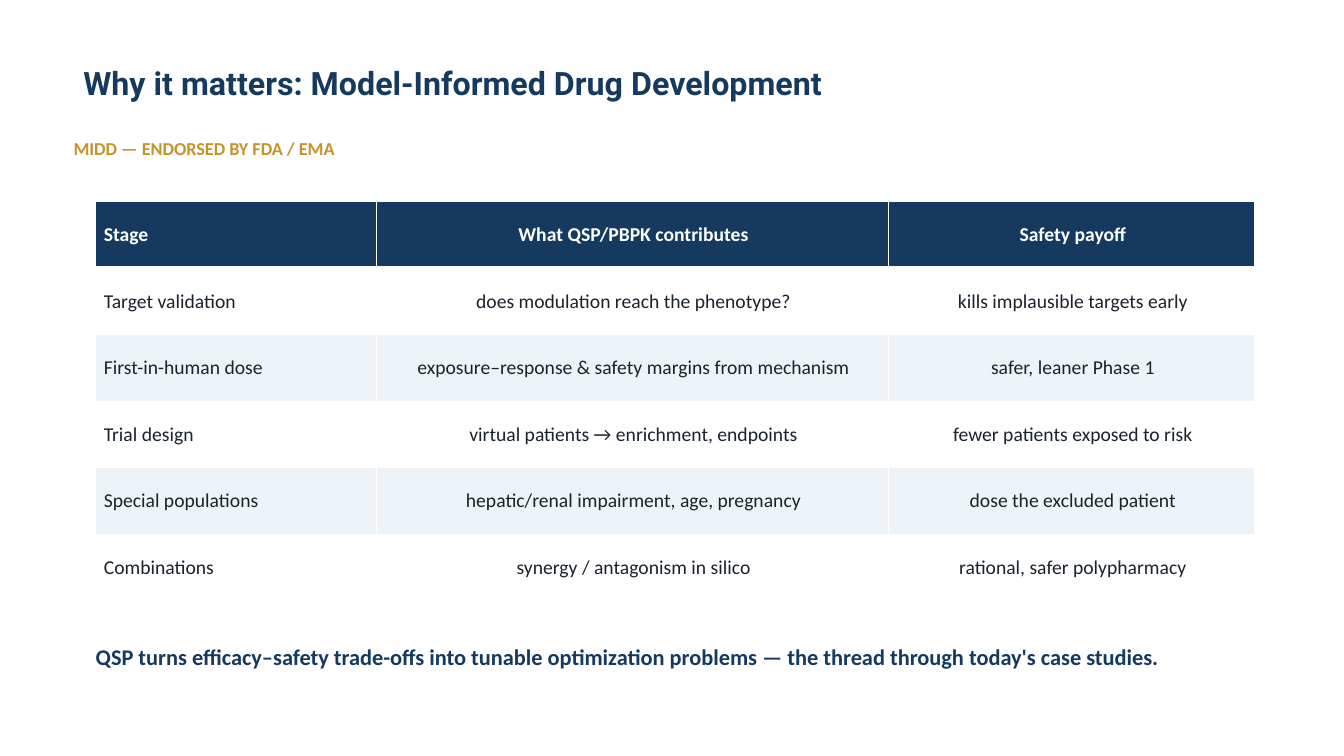
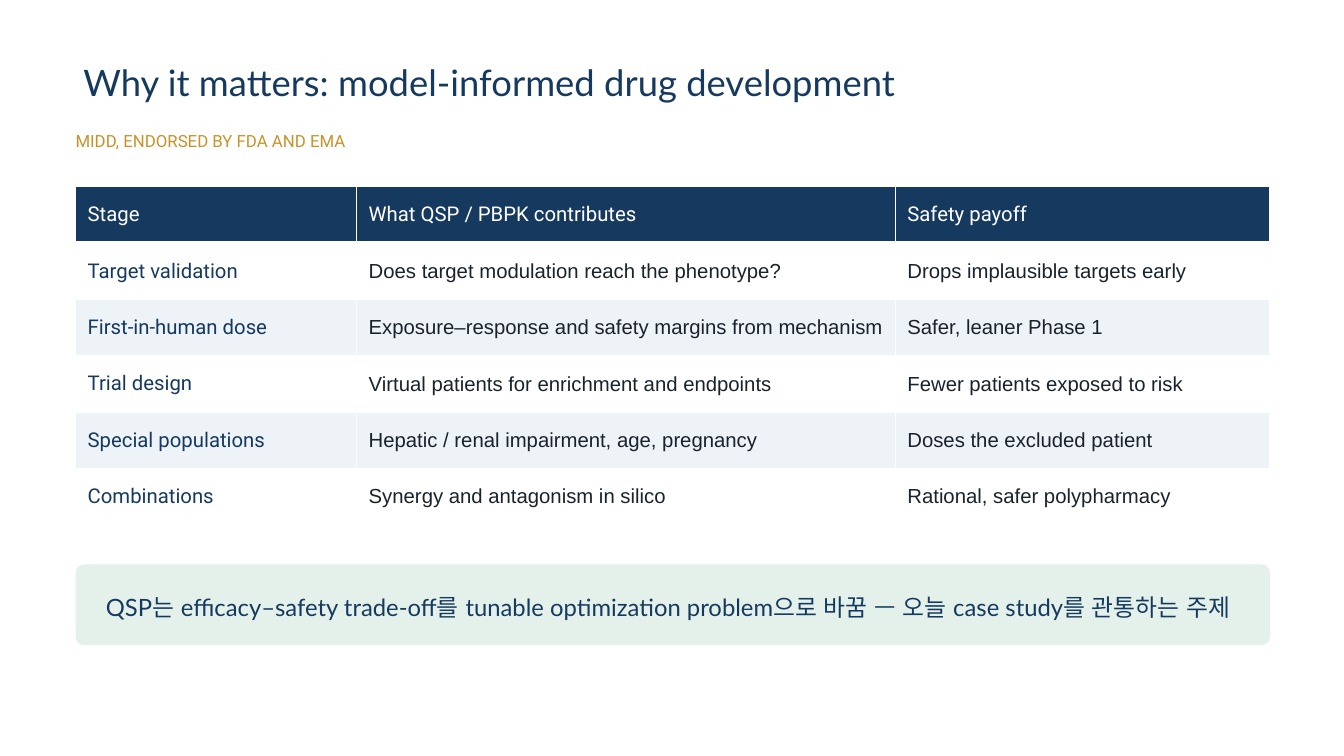
Before and after one commit to pipetcpt/qsp, a slide deck: slide 10 of presentation/2026-tox.pptx. Drawn at 1344x756 pixels with LibreOffice and Linux fonts; fonts in the diff are those of the drawing; background and template pictures are left out. Boxes give left, top, right and bottom in pixels: in the first picture for what was removed or moved away, otherwise in the second. Text is boxed around its words. In the diff, an @@ line names an element or a change of style, - is before the commit and + after.

```diff
--- a/presentation/2026-tox.pptx
+++ b/presentation/2026-tox.pptx
@@ title at [83, 69, 895, 103]: text changed; size 23 to 26 pt; font Roboto to Lato; bold off @@
-Why it matters: Model-Informed Drug Development
+Why it matters: model-informed drug development
@@ text at [76, 135, 345, 149]: text changed; size 13 to 12 pt; font Calibri to Roboto; bold off @@
-MIDD — ENDORSED BY FDA / EMA
+MIDD, ENDORSED BY FDA AND EMA
@@ table at [76, 187, 1270, 525] @@
-row 1, column 2: What QSP/PBPK contributes
+row 1, column 2: What QSP / PBPK contributes
-row 2, column 2: does modulation reach the phenotype?
+row 2, column 2: Does target modulation reach the phenotype?
-row 2, column 3: kills implausible targets early
+row 2, column 3: Drops implausible targets early
-row 3, column 2: exposure–response & safety margins from mechanism
+row 3, column 2: Exposure–response and safety margins from mechanism
-row 3, column 3: safer, leaner Phase 1
+row 3, column 3: Safer, leaner Phase 1
-row 4, column 2: virtual patients → enrichment, endpoints
+row 4, column 2: Virtual patients for enrichment and endpoints
-row 4, column 3: fewer patients exposed to risk
+row 4, column 3: Fewer patients exposed to risk
-row 5, column 2: hepatic/renal impairment, age, pregnancy
+row 5, column 2: Hepatic / renal impairment, age, pregnancy
-row 5, column 3: dose the excluded patient
+row 5, column 3: Doses the excluded patient
-row 6, column 2: synergy / antagonism in silico
+row 6, column 2: Synergy and antagonism in silico
-row 6, column 3: rational, safer polypharmacy
+row 6, column 3: Rational, safer polypharmacy
@@ size 14 to 14.5 pt, font Calibri to Roboto in "Stage", "Safety payoff", "Target validation", "First-in-human dose" and 3 more places @@
@@ bold off in "Stage", "Safety payoff" @@
@@ text colour #1A222C to #163A5F in "Target validation", "First-in-human dose", "Trial design", "Special populations" and 1 more places @@
@@ alignment centre to left @@
@@ table: place and size @@
-table at [96, 202, 1254, 601]
+table at [76, 187, 1270, 525]
@@ rounded rectangle added at [76, 565, 1270, 645], fill #E4F1EB @@
@@ text "QSP는 efficacy–safety trade-off를 tunable optimization ..." at [106, 596, 1230, 620]: vertical alignment top to middle @@
@@ text at [106, 596, 1230, 620]: text changed; size 16 to 17 pt; font Calibri to Lato; bold off @@
-QSP turns efficacy–safety trade-offs into tunable optimization problems — the thread through today's case studies.
+QSP는 efficacy–safety trade-off를 tunable optimization problem으로 바꿈 — 오늘 case study를 관통하는 주제
```
Also in this commit, not shown: 24 other slides changed, 22 slides added, 23 slides removed, 52 other files.
